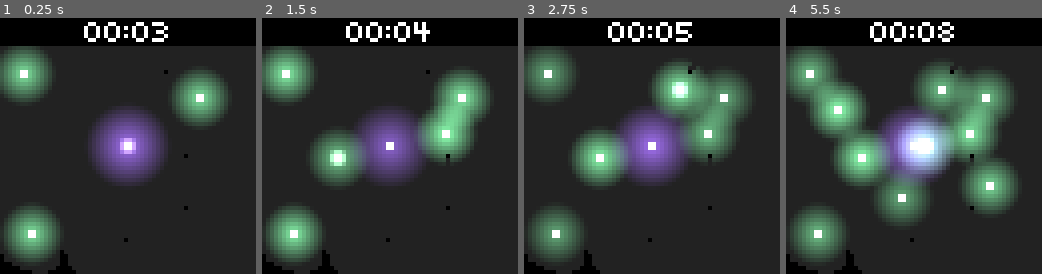
Above: before the commit, frames 1-4 (left to right).
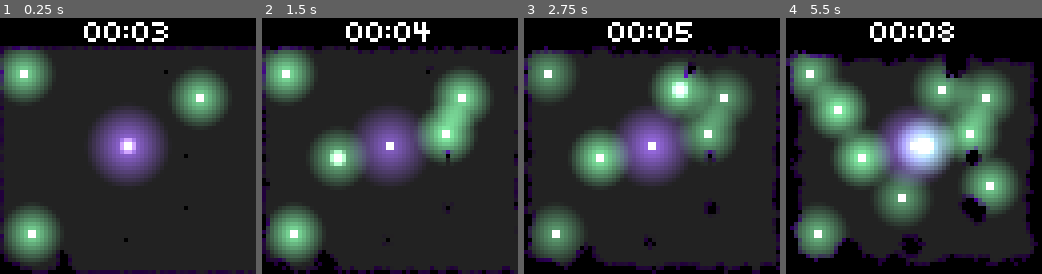
Above: after the commit, the same moments.

Repository: IceTyp/Voidvasion
Game: Godot game, scene res://src/map.tscn
Two runs of this game, one before a commit and one after it. Both use one fixed random seed, a clock stepped at 60 frames per second and the inputs below.
Inputs (mouse positions are in pixels of both pictures, inside the frame that each line leads up to):
- Up to frame 1 (0.25 s): no input
- Up to frame 2 (1.5 s): move the mouse to (446, 133) at 0.52 s; click (446, 133) at 0.67 s; move the mouse to (338, 158) at 1.27 s; click (338, 158) at 1.42 s
- Up to frame 3 (2.75 s): move the mouse to (677, 89) at 2.02 s; click (677, 89) at 2.17 s
- Up to frame 4 (5.5 s): move the mouse to (901, 197) at 2.77 s; click (901, 197) at 2.92 s; move the mouse to (990, 184) at 3.52 s; click (990, 184) at 3.67 s; move the mouse to (837, 107) at 4.27 s; click (837, 107) at 4.42 s; move the mouse to (926, 146) at 5.02 s; click (926, 146) at 5.17 s

The runs differ from the first frame. In frame 1, 2.2% of the frame differs, in the area x 0-100%, y 10-100%; in frame 2, 4.5%; in frame 3, 9.7%; in frame 4, 22%.

Commit message:
make arrived tiles push neighbors to approach faster

Diff:
--- a/godot/src/tiles/arrived_tile.gd
+++ b/godot/src/tiles/arrived_tile.gd
@@ -5,4 +5,6 @@
 	super._ready()
 	_on_arrived()
 	await get_tree().process_frame
+	await get_tree().process_frame
+	await get_tree().process_frame
 	arrived.emit()
--- a/godot/src/tiles/darkness_tile.gd
+++ b/godot/src/tiles/darkness_tile.gd
@@ -21,20 +21,26 @@
 	arrived.connect(_on_arrived)
 
 	await get_tree().process_frame
+	await get_tree().process_frame
 	for neighbor in neighbor_detector.get_overlapping_areas():
 		arrived.connect(neighbor.get_parent().start_approach)
 
 
 func start_approach() -> void:
-	if state == States.WAITING:
-		state = States.APPROACHING
-		while darkness_level < 1:
-			await get_tree().create_timer(randf_range(.5, 2)).timeout
-			update()
-		emit_signal("arrived")
+	match state:
+		States.ARRIVED:
+			return
+		States.APPROACHING:
+			approach()
+		States.WAITING:
+			state = States.APPROACHING
+			while darkness_level < 1:
+				await get_tree().create_timer(randf_range(.5, 2)).timeout
+				approach()
+			emit_signal("arrived")
 
 
-func update() -> void:
+func approach() -> void:
 	darkness_level += (randf_range(0.1, 1) ** 2) / (1 + len(orbit_detector.get_overlapping_areas()))
 	darkness_level = clamp(darkness_level, 0, 1)
 	modulate = Color(1, 1, 1, darkness_level)
